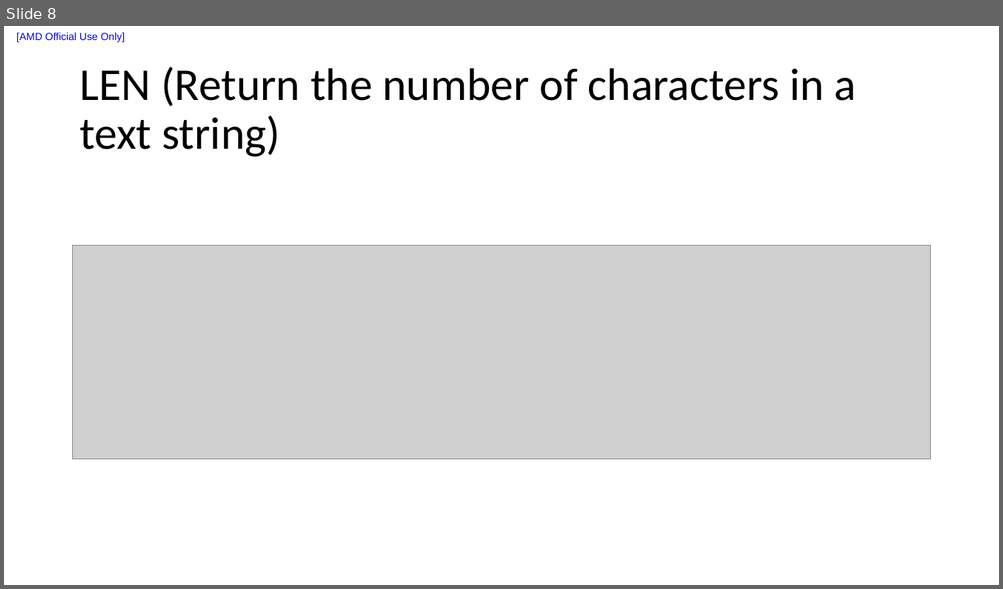
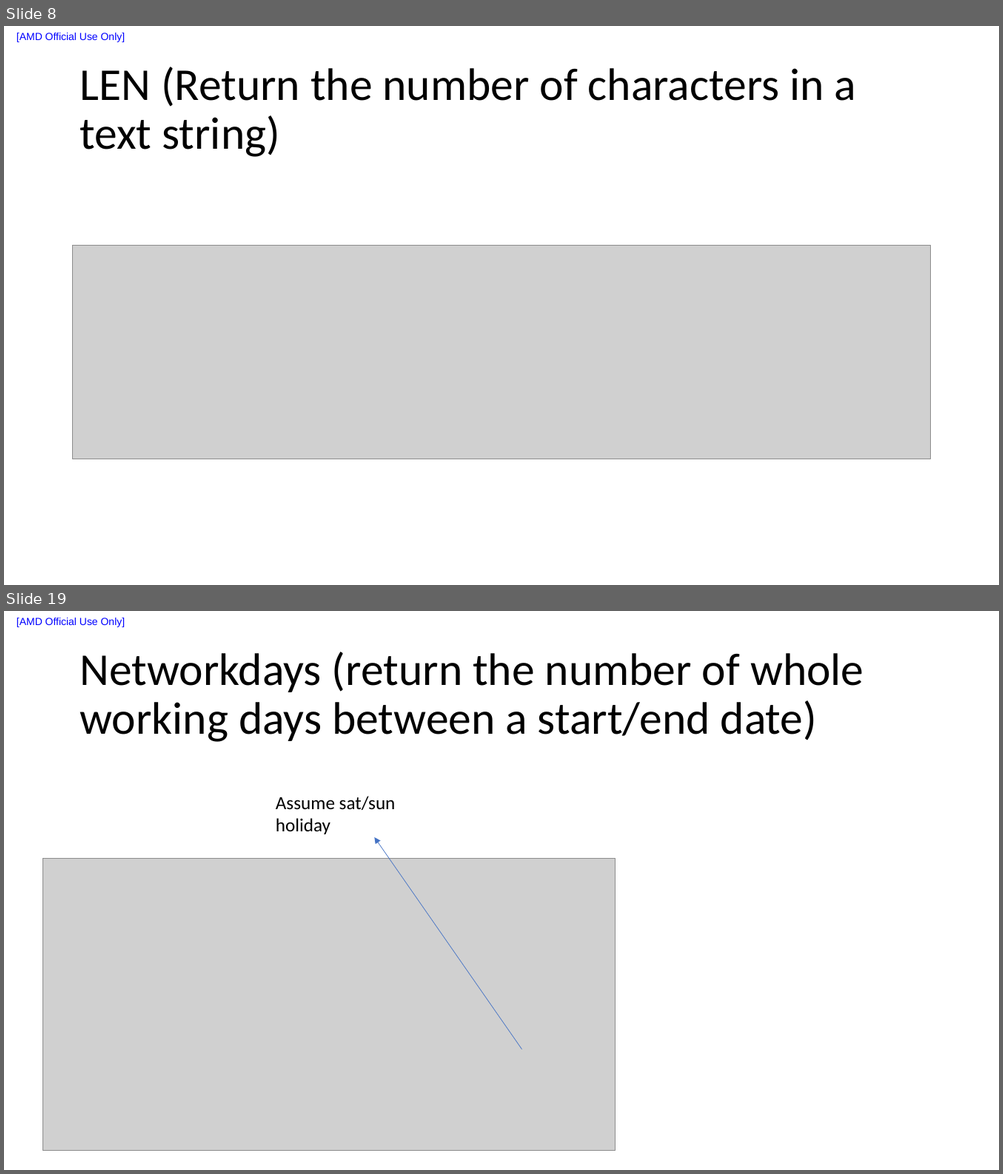
Before and after one commit to liuxu-github-ui/Excel, a slide deck: ExcelFundamentalsfordataanalysis.pptx. Shown one above the other, each under a label of ours: slide 8 before the commit, slides 8 and 19 after it; the slides between them are not shown. The pictures are 1003x589 and 1003x1174 pixels, drawn with LibreOffice and Linux fonts; fonts in the diff are those of the drawing; grey boxes stand for pictures. Boxes give left, top, right and bottom in pixels: in the first picture for what was removed or moved away, otherwise in the second. Text is boxed around its words. In the diff, an @@ line names an element or a change of style, - is before the commit and + after.

```diff
--- a/ExcelFundamentalsfordataanalysis.pptx
+++ b/ExcelFundamentalsfordataanalysis.pptx
@@ slide 19 added at [4,611,999,1170], background #FFFFFF; not listed: 1 template element that a slide beside it also shows @@
@@ title added at [79,652,863,742], 44 pt, text #000000 @@
+Networkdays (return the number of whole working days between a start/end date)
@@ text added at [276,796,395,834], 18 pt, text #000000 @@
+Assume sat/sun holiday
@@ arrow added from (522, 1050) to (374, 838), #4472C4 0.5 pt @@
@@ picture added at [42,859,615,1151] @@
```
Also in this commit, not shown: 1 slide changed, 11 other slides added, 10 other files.
